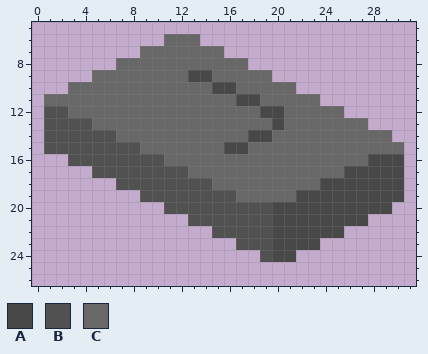
A pixel-art sprite gets an edit: assets/Negation_Tile.png. The first picture shows the starting point.
The file is 32x32 pixels. Shown: x 0..31, y 5..26.
Palette (. is transparent): A #484848  B #515151  C #686868
Pixels before, first column x 1:
 6 ..........CCC.................
 7 ........CCCCCCC...............
 8 ......CCCCCCCCCCC.............
 9 ....CCCCCCCCAACCCCC...........
10 ..CCCCCCCCCCCCAACCCCC.........
11 CCCCCCCCCCCCCCCCAACCCCC.......
12 BBCCCCCCCCCCCCCCCCAACCCCC.....
13 BBBBCCCCCCCCCCCCCCCACCCCCCC...
14 BBBBBBCCCCCCCCCCCAACCCCCCCCCC.
15 BBBBBBBBCCCCCCCAACCCCCCCCCCCCC
16 ..BBBBBBBBCCCCCCCCCCCCCCCCCAAA
17 ....BBBBBBBBCCCCCCCCCCCCCAAAAA
18 ......BBBBBBBBCCCCCCCCCAAAAAAA
19 ........BBBBBBBBCCCCCAAAAAAAAA
20 ..........BBBBBBBBBAAAAAAAAAA.
21 ............BBBBBBBAAAAAAAA...
22 ..............BBBBBAAAAAA.....
23 ................BBBAAAA.......
24 ..................BAA.........
The same view after the edit:
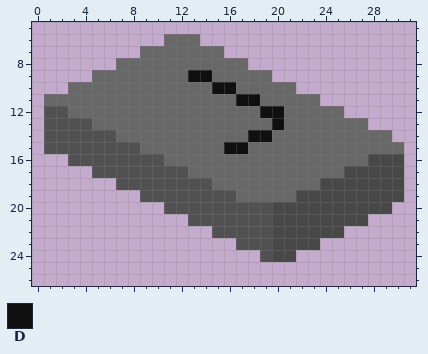
Colours new in this view: D #101010
Changes in this commit:
{"y":9,"x":13,"old":"AA","new":"DD"}
{"y":10,"x":15,"old":"AA","new":"DD"}
{"y":11,"x":17,"old":"AA","new":"DD"}
{"y":12,"x":19,"old":"AA","new":"DD"}
{"y":13,"x":20,"old":"A","new":"D"}
{"y":14,"x":18,"old":"AA","new":"DD"}
{"y":15,"x":16,"old":"AA","new":"DD"}
{"label":"changed","picture_box":[188,70,284,154]}
